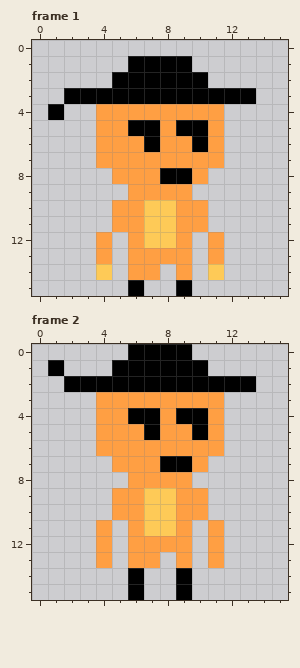
File history of a pixel-art file, Assets/Sprites/Players/CatPuss/cat_puss_idle.aseprite. Above: the version before the commit.
16x16 pixels, 2 frames. Shown: frame 1, frame 2.
The same view after the edit:
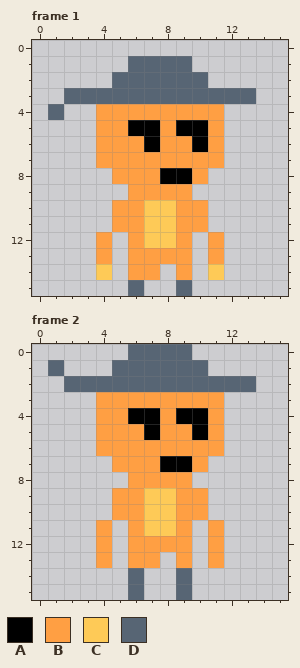
Palette (. is transparent): A #000000  B #ff9f43  C #feca57  D #576574
Change:
Frame 1:
y 1: x 6..9 AAAA -> DDDD
y 2: x 5..10 AAAAAA -> DDDDDD
y 3: x 2..13 AAAAAAAAAAAA -> DDDDDDDDDDDD
y 4: x 1 A -> D
y 15: x 6 A -> D; x 9 A -> D
Frame 2:
y 0: x 6..9 AAAA -> DDDD
y 1: x 1 A -> D; x 5..10 AAAAAA -> DDDDDD
y 2: x 2..13 AAAAAAAAAAAA -> DDDDDDDDDDDD
y 14..15: x 6 A -> D; x 9 A -> D
Where, in picture pixels (left, top, right, bottom), the same in both pictures:
changed: (48, 56, 256, 120)
changed: (128, 280, 192, 296)
changed: (48, 344, 256, 392)
changed: (128, 568, 192, 600)
